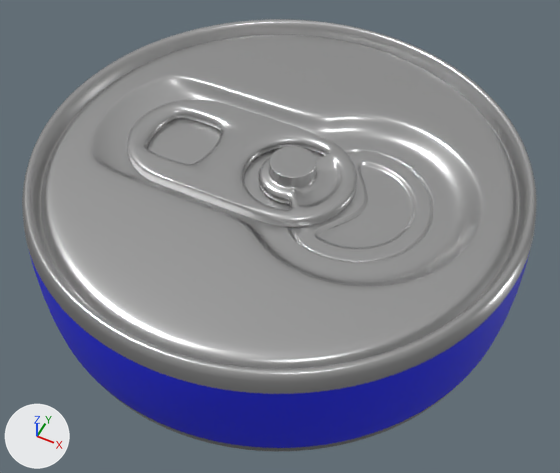
The Blender file Blender/Object/can_blue.blend, before and after one commit.
The view is the same before and after, from a camera (50 mm lens) standing at (1.67, -4.89, 5.24) and looking at (-0.67, -0.2, -0.62). The lights are fixed; the arrows at lower left show +X, +Y and +Z.

The first picture shows '원형', '원형.001'.
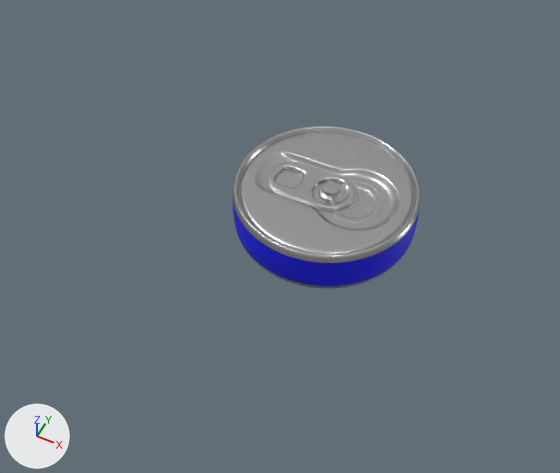
Changed parts and their boxes (x1, y1, x2, y2) in the pictures (560 x 473 px):
```json
{"object": "원형", "change": "deleted", "before": [22, 19, 537, 451], "faces in mat_silver (light grey #cbcbcb)": [22, 19, 537, 451], "faces in mat_blue (blue #141fdf)": [29, 252, 530, 448]}
{"object": "원형.001", "change": "reshaped, moved, modifiers changed", "before": [127, 99, 357, 227], "after": [233, 126, 420, 289], "on screen": "19% narrower, 27% taller"}
```

Edits to the scene script, one JSON object a line:
```json
{"op": "add", "block": "mat_red", "code": ["mat_red = principled_material('Red')", "mat_red.base_color = (0.000268, 0.00309, 0.8)  # blue #010ae7"]}
{"block": "me_원형_001", "where": "# used by ob_원형_001; parent = ob_원형; location = (-1.139, 0.0, 0.0486)"}
{"op": "remove", "block": "me_원형_001", "code": "me_원형_001.from_pydata(...)  # 582 vertices, 556 faces; spans x -1.28..1.12, y -0.62..0.62, z -0.08..0.2"}
{"op": "add", "block": "me_원형_001", "code": "me_원형_001.from_pydata(...)  # 20984 vertices, 20984 faces; spans x -1.18..0.61, y -0.89..0.89, z -0.4..0.09"}
{"block": "me_원형_001", "change": "me_원형_001 part 1: 582 vertices removed from x -1.28..1.12, y -0.62..0.62, z -0.08..0.2; 20984 vertices added at x -1.18..0.61, y -0.89..0.89, z -0.4..0.09"}
{"op": "add", "block": "me_원형_001", "code": "me_원형_001.materials.append(mat_red)  # blue #010ae7"}
{"op": "remove", "block": "ob_원형", "code": ["ob_원형 = bpy.data.objects.new('원형', me_원형)", "ob_원형.location = (-0.779, 0.0, -0.404)", "_m = ob_원형.modifiers.new('섭디비젼', 'SUBSURF')", "_m.levels = 2"]}
{"op": "remove", "block": "ob_원형_001", "code": "ob_원형_001.parent = ob_원형"}
{"op": "remove", "block": "ob_원형_001", "code": "ob_원형_001.matrix_parent_inverse = Matrix(((1.0, 0.0, 0.0, 0.779), (0.0, 1.0, 0.0, 0.0), (0.0, 0.0, 1.0, 0.404), (0.0, 0.0, 0.0, 1.0)))"}
{"op": "remove", "block": "ob_원형_001", "code": "_m = ob_원형_001.modifiers.new('섭디비젼', 'SUBSURF')"}
{"op": "remove", "block": "ob_원형_001", "code": "_m.levels = 2"}
{"op": "set", "path": "ob_원형_001.location", "old": "(-1.139, 0.0, 0.0486)", "new": "(0.0, 0.0, 0.0)"}
```
